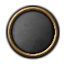
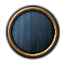
Revision of a layered 64px x 64px image; what changed, layer by layer:
added layer "Layer 7" (overlay) above "Layer 9" over [6, 5, 57, 60]
added layer "Layer 9" (overlay) above "Layer 3" over [6, 5, 57, 60]
